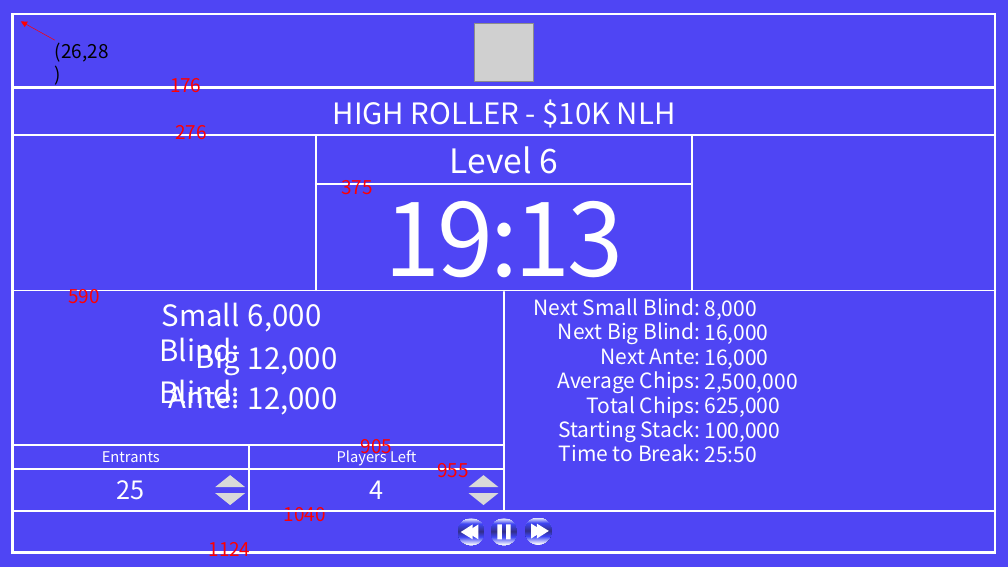
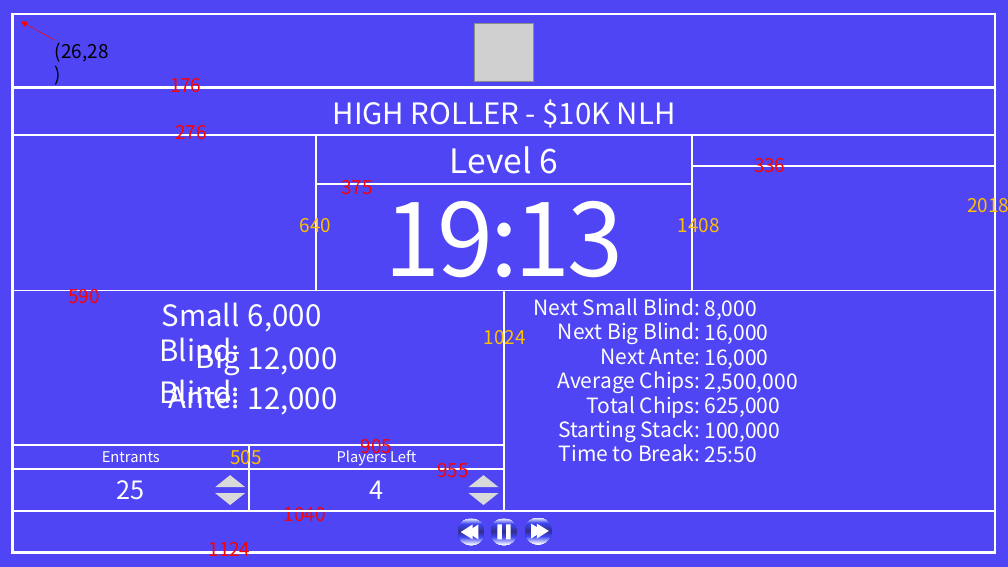
Before and after one commit to kage3175/PokerTimer, a slide deck: slide 3 of 프레젠테이션1.pptx. Drawn at 1008x567 pixels with LibreOffice and Linux fonts; fonts in the diff are those of the drawing; grey boxes stand for pictures. Boxes give left, top, right and bottom in pixels: in the first picture for what was removed or moved away, otherwise in the second. Text is boxed around its words. In the diff, an @@ line names an element or a change of style, - is before the commit and + after.

```diff
--- a/프레젠테이션1.pptx
+++ b/프레젠테이션1.pptx
@@ line added from (693, 166) to (996, 166), #FFFFFF 1.5 pt @@
@@ text added at bbox=[754, 158, 785, 173], 18 pt, text #FF0000 @@
+336
@@ text added at bbox=[967, 193, 1008, 218], 18 pt, text #FFC000 @@
+2018
@@ text added at bbox=[300, 213, 331, 238], 18 pt, text #FFC000 @@
+640
@@ text added at bbox=[678, 212, 720, 237], 18 pt, text #FFC000 @@
+1408
@@ text added at bbox=[484, 325, 526, 350], 18 pt, text #FFC000 @@
+1024
@@ text added at bbox=[230, 445, 261, 470], 18 pt, text #FFC000 @@
+505
```
Also in this commit, not shown: 1 other slide changed, 6 other files.
